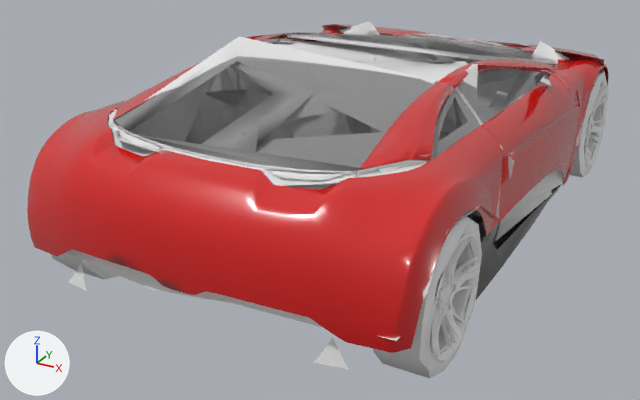
Before and after pictures for a commit that changed the glTF model tools/blender/carpipe/out/carconcept/carconcept.glb.
Before and after are seen from a 50 mm camera at (8.69, -18.33, 9.26) aimed at (-0.94, -0.83, 0.51). Every picture has the same lights, and +X, +Y and +Z are marked at lower left. The picture after the commit comes second. Vertices at exactly the same position are counted once.

Names of what the first picture shows: 'Body', 'Body2', 'Glass', 'Interior', 'LightsRear', 'WheelFR', 'WheelRL', 'WheelRR' and 1 more.
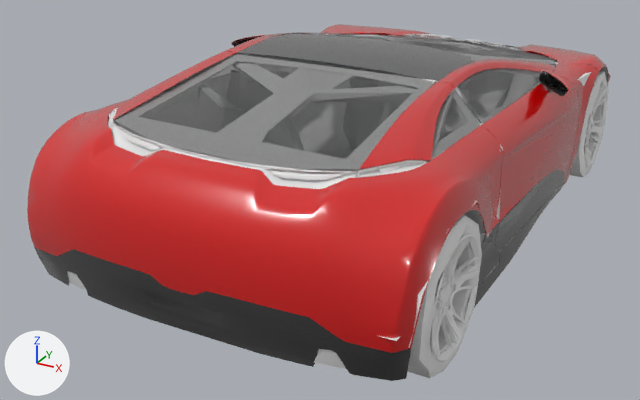
Edits to the bpy script that builds the scene:
```text
Change me_body2:
    used by ob_body2; location = (0.0, 0.0, 0.0)
    remove me_body2.from_pydata(...)  # 514 vertices, 1000 faces; spans x -4.18..4.18, y -3.73..4.95, z 0.45..3.41
    add me_body2.from_pydata(...)  # 666 vertices, 999 faces; spans x -4.41..4.41, y -7.66..8.76, z 0.41..4.35
    me_body2 part 1: 2 vertices moved within x -4.18..4.18, y -2.88, z 1.92; 512 vertices removed from x -4.18..4.18, y -3.73..4.95, z 0.45..3.41; 460 vertices added at x -4.41..4.41, y -3.79..7.38, z 0.41..4.35
    me_body2 part 2: 127 vertices added at x -4.1..4.1, y -7.66..-6.84, z 0.62..1.78
    other edits to the shape of me_body2 do not show in these pictures
Change me_interior:
    used by ob_interior; location = (0.0, 0.0, 0.0)
    remove me_interior.from_pydata(...)  # 582 vertices, 743 faces; spans x -4.3..4.3, y -7.4..8.7, z 0.4..4.6
    add me_interior.from_pydata(...)  # 1050 vertices, 1496 faces; spans x -4.2..4.2, y -7.4..8.7, z 0.4..4.3
    me_interior part 3: 26 vertices moved from x -3.9..3.9, y -7.4..6.0, z 0.4..4.1 to x -3.9..3.9, y -6.5..5.7, z 0.4..4.2; 176 vertices removed from x -4.3..4.3, y -7.1..8.7, z 0.4..4.6; 644 vertices added at x -4.2..4.2, y -7.4..8.7, z 0.4..4.3
```

What differs and where, as boxes (x1, y1, x2, y2) in the pictures (640 x 400 px; the box of a moved part takes in the faces that stretch with it):
'Body2', reshaped (mostly hidden before): before (304, 36, 564, 300); after (34, 34, 568, 381)
'Interior', reshaped (mostly hidden): before (66, 21, 604, 369); after (67, 33, 611, 369)
part 1 of me_body2, moved or reshaped (mostly hidden before): before (304, 36, 564, 300); after (232, 34, 568, 308)
part 2 of me_body2, added: after (34, 247, 411, 381)
